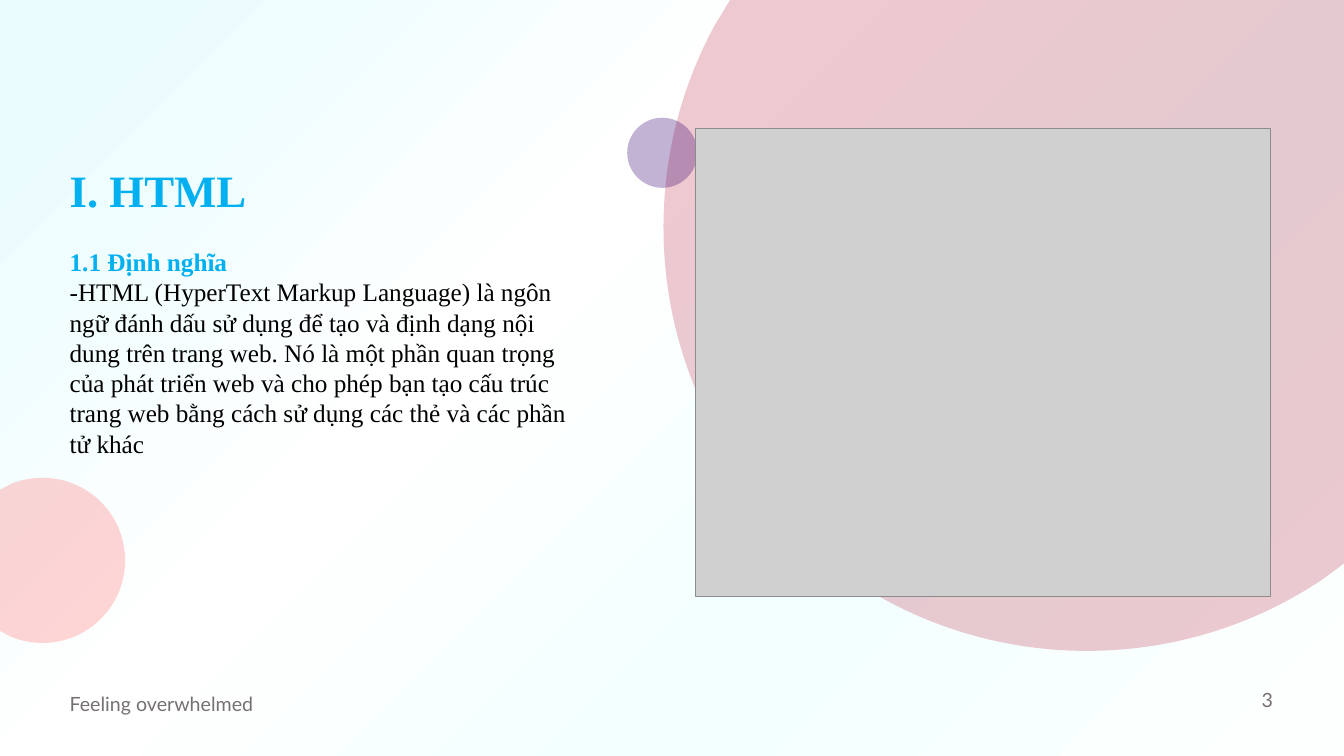
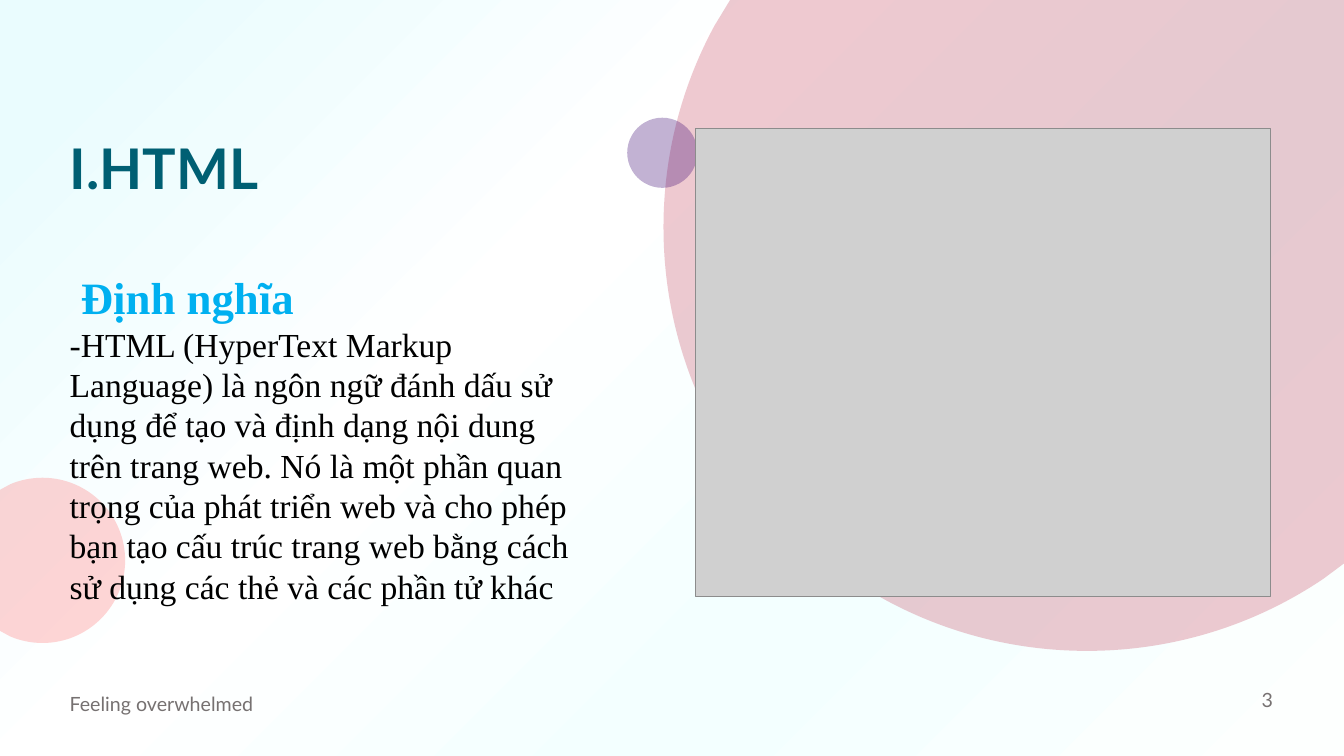
Before and after one commit to f12fullstack/NHOM19-CNWEB, a slide deck: slide 3 of NHOM19-CNWEB/NHÓM 19-HTMLCSSJS.pptx. Drawn at 1344x756 pixels with LibreOffice and Linux fonts; fonts in the diff are those of the drawing; grey boxes stand for pictures; background and template pictures are left out. Boxes give left, top, right and bottom in pixels: in the first picture for what was removed or moved away, otherwise in the second. Text is boxed around its words. In the diff, an @@ line names an element or a change of style, - is before the commit and + after.

```diff
--- a/NHOM19-CNWEB/NHÓM 19-HTMLCSSJS.pptx
+++ b/NHOM19-CNWEB/NHÓM 19-HTMLCSSJS.pptx
@@ text added at (70,148,258,190), 40 pt, text #005F73, bold @@
+I.HTML
@@ title at (70,283,568,605): text changed; size 18 to 24 pt @@
-I. HTML
-1.1 Định nghĩa
--HTML (HyperText Markup Language) là ngôn ngữ đánh dấu sử dụng để tạo và định dạng nội dung trên trang web. Nó là một phần quan trọng của phát triển web và cho phép bạn tạo cấu trúc trang web bằng cách sử dụng các thẻ và các phần tử khác
+Định nghĩa
+-HTML (HyperText Markup Language) là ngôn ngữ đánh dấu sử dụng để tạo và định dạng nội dung trên trang web. Nó là một phần quan trọng của phát triển web và cho phép bạn tạo cấu trúc trang web bằng cách sử dụng các thẻ và các phần tử khác
```
Also in this commit, not shown: 16 other slides changed, 5 slides added, 6 other files.
